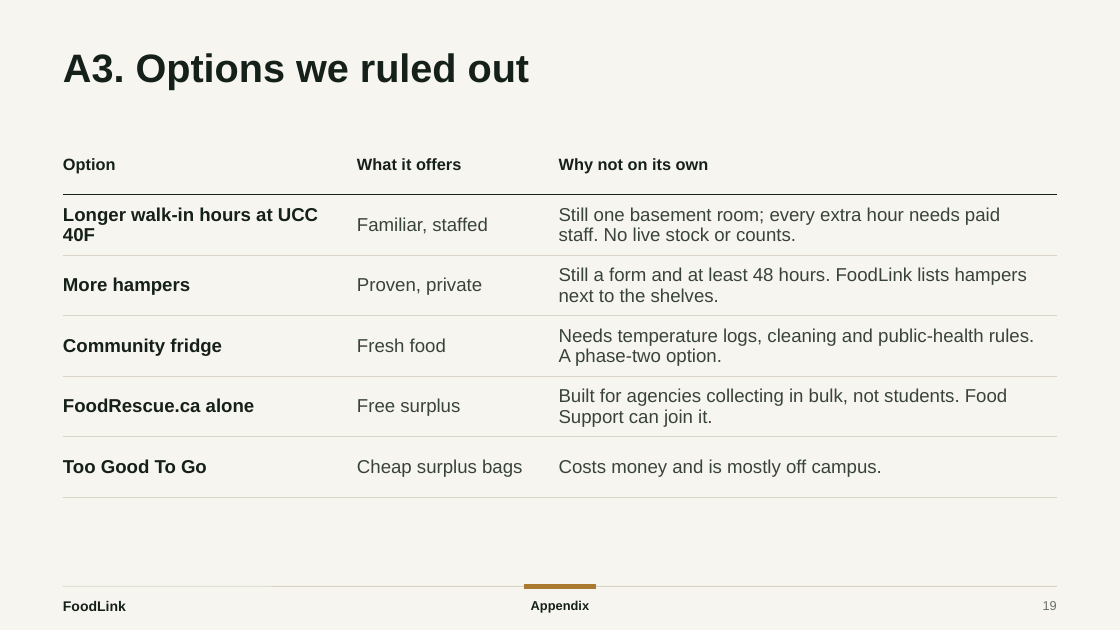
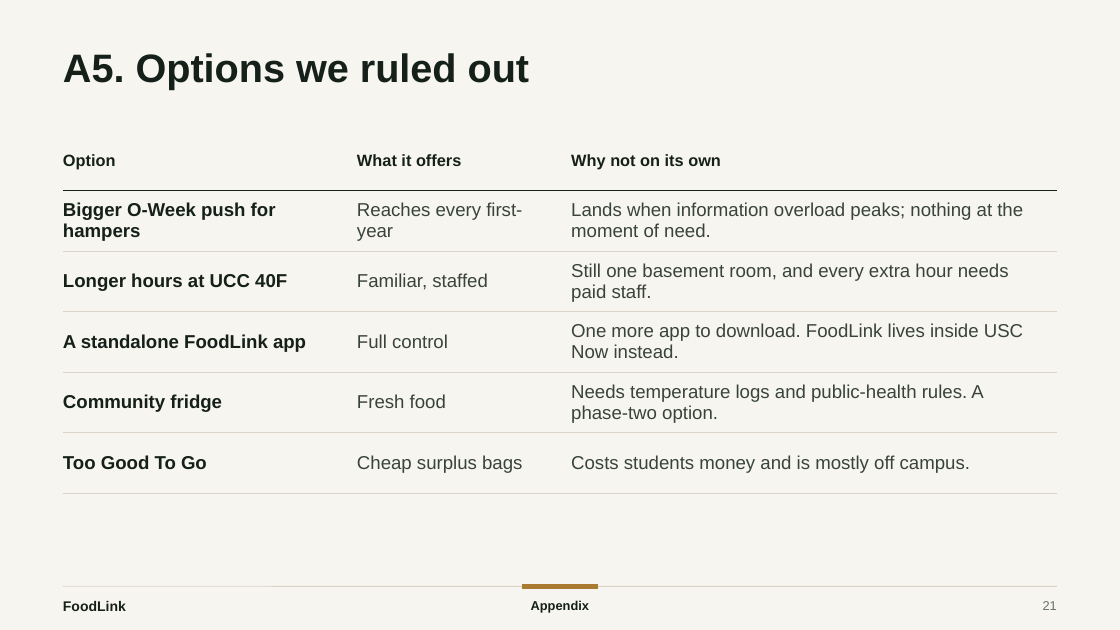
Before and after one commit to xingexu/aspire, a slide deck: slide 21 of deck/PBSN_ASPIRE_FoodLink.pptx (slide 19 before the commit). Drawn at 1120x630 pixels with LibreOffice and Linux fonts; fonts in the diff are those of the drawing. Boxes give left, top, right and bottom in pixels: in the first picture for what was removed or moved away, otherwise in the second. Text is boxed around its words. In the diff, an @@ line names an element or a change of style, - is before the commit and + after.

```diff
--- a/deck/PBSN_ASPIRE_FoodLink.pptx
+++ b/deck/PBSN_ASPIRE_FoodLink.pptx
@@ title at box(63, 53, 530, 89): text changed @@
-A3. Options we ruled out
+A5. Options we ruled out
@@ table at box(63, 130, 1057, 477) @@
-row 2: Longer walk-in hours at UCC 40F | Familiar, staffed | Still one basement room; every extra hour needs paid staff. No live stock or counts.
+row 2: Bigger O-Week push for hampers | Reaches every first-year | Lands when information overload peaks; nothing at the moment of need.
-row 3: More hampers | Proven, private | Still a form and at least 48 hours. FoodLink lists hampers next to the shelves.
+row 3: Longer hours at UCC 40F | Familiar, staffed | Still one basement room, and every extra hour needs paid staff.
-row 4: Community fridge | Fresh food | Needs temperature logs, cleaning and public-health rules. A phase-two option.
+row 4: A standalone FoodLink app | Full control | One more app to download. FoodLink lives inside USC Now instead.
-row 5: FoodRescue.ca alone | Free surplus | Built for agencies collecting in bulk, not students. Food Support can join it.
+row 5: Community fridge | Fresh food | Needs temperature logs and public-health rules. A phase-two option.
-row 6, column 3: Costs money and is mostly off campus.
+row 6, column 3: Costs students money and is mostly off campus.
@@ table: place and size @@
-table at box(63, 134, 1057, 481)
+table at box(63, 130, 1057, 477)
@@ page number at box(1043, 601, 1057, 610): text changed @@
-19
+21
```
Also in this commit, not shown: 12 other slides changed, 9 slides added, 7 slides removed, 6 other files.
